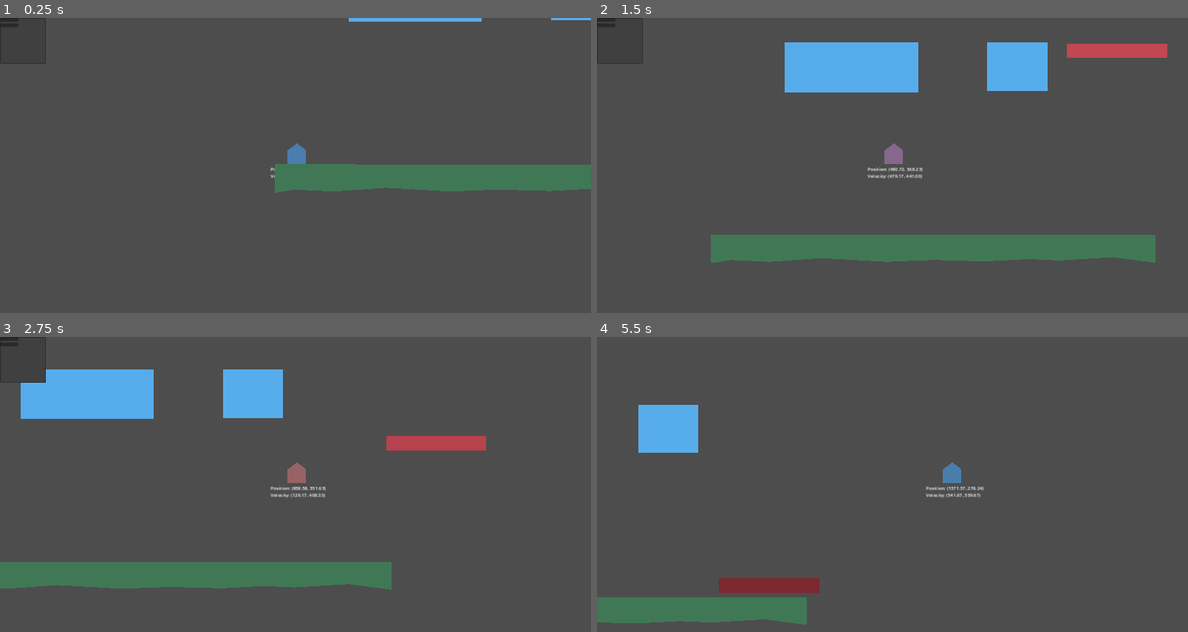
Above: before the commit, frames 1-4 (two rows, left to right).
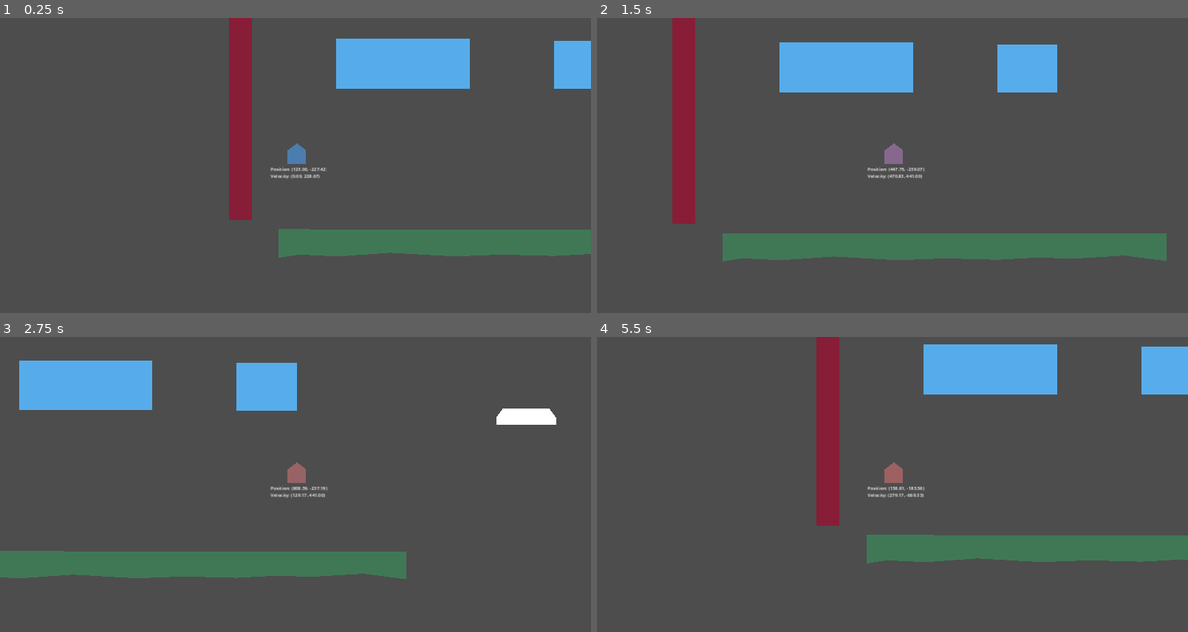
Above: after the commit, the same moments.

Repository: TommyPKeane/learning-gamedev-godot4
Game: Godot game, scene res://scenes/walk_and_jump/walk_and_jump.tscn
Two runs of this game, one before a commit and one after it. Both use one fixed random seed, a clock stepped at 60 frames per second and the inputs below.
Inputs:
- Up to frame 1 (0.25 s): no input
- Up to frame 2 (1.5 s): hold Space (jump) 0.53-1.28 s; hold Right (move_right) from 0.53 s (still down); tap Space (jump) at 1.35 s
- Up to frame 3 (2.75 s): tap Space (jump) at 1.52, 1.82 s; release Right (move_right) at 2.03 s; hold Left (move_left) from 2.03 s (still down); hold Space (jump) from 2.03 s (still down)
- Up to frame 4 (5.5 s): release Left (move_left) at 2.78 s; release Space (jump) at 2.78 s; hold Right (move_right) 2.78-4.28 s; tap Space (jump) at 2.85, 3.02, 3.32, 4.35, 4.52, 4.82 s; hold Space (jump) 3.53-4.28 s; tap Escape (pause) at 4.15 s; hold Left (move_left) 4.28-5.03 s; hold Right (move_right) from 5.03 s (still down); hold Space (jump) from 5.03 s (still down)

The runs differ from the first frame. In frame 1, 17% of the frame differs, in the area x 0-100%, y 0-82%; in frame 2, 5.8%; in frame 3, 9.2%; in frame 4, 18%, in the area x 0-100%, y 0-98%.

Commit message:
[UPD] Scene: Walk & Jump - Add Wall and Platform
- Use the new sub-scene for the moving platform
- Delete the old moving platform
- Add a new static wall for wall-jumping
- Update positions of objects in scene
- Commented-out the Pop-up Menu and pause logic for now while still
debugging the scene transition(s)

Diff:
--- a/example-movement-player/scenes/walk_and_jump/StaticPlatforms.gd
+++ b/example-movement-player/scenes/walk_and_jump/StaticPlatforms.gd
@@ -7,6 +7,7 @@
 	$"FloorMainArea".freeze = true
 	$"PlatformFloatingA-Area".freeze = true
 	$"PlatformFloatingB-Area".freeze = true
+	$"WallFloating-Area".freeze = true
 	return
 
 
--- a/example-movement-player/scenes/walk_and_jump/walk_and_jump.gd
+++ b/example-movement-player/scenes/walk_and_jump/walk_and_jump.gd
@@ -26,9 +26,9 @@
 # Called when the node enters the scene tree for the first time.
 func _ready() -> void:
 	self.process_mode = Node.PROCESS_MODE_PAUSABLE
-	get_tree().root.add_child.call_deferred(pause_menu)
+	#get_tree().root.add_child.call_deferred(pause_menu)
 	screen_size = get_viewport_rect().size
-	start(PLAYER_STARTING_POS)
+	start($Player.position)
 	$Player/PlayerCamera.enabled = true
 	$Player/PlayerCamera.make_current()
 	return
@@ -42,9 +42,9 @@
 
 # Called every frame. 'delta' is the elapsed time since the previous frame.
 func _process(_delta) -> void:
-	print("WalkAndRun | Processing...")
-	if Input.is_action_just_released("pause"):
-		get_tree().paused = true
-		print("PAUSED")
+	#print("WalkAndRun | Processing...")
+	#if Input.is_action_just_released("pause"):
+		#get_tree().paused = true
+		#print("PAUSED")
 	check_if_outofbounds_and_reset()
 	return
--- a/example-movement-player/scenes/walk_and_jump/walk_and_jump.tscn
+++ b/example-movement-player/scenes/walk_and_jump/walk_and_jump.tscn
@@ -1,9 +1,9 @@
-[gd_scene load_steps=16 format=3 uid="uid://3u3jeg7jc50l"]
+[gd_scene load_steps=13 format=3 uid="uid://3u3jeg7jc50l"]
 
 [ext_resource type="Script" path="res://scenes/walk_and_jump/walk_and_jump.gd" id="1_ji6j3"]
 [ext_resource type="Script" path="res://scenes/walk_and_jump/Player.gd" id="2_7acom"]
 [ext_resource type="Script" path="res://scenes/walk_and_jump/StaticPlatforms.gd" id="3_fauhl"]
-[ext_resource type="Script" path="res://scenes/walk_and_jump/MovablePlatforms.gd" id="4_ancv2"]
+[ext_resource type="PackedScene" uid="uid://c52i23e1ynr03" path="res://scenes/walk_and_jump/support_scenes/platform_movable.tscn" id="5_b82ba"]
 
 [sub_resource type="Animation" id="Animation_wu6nv"]
 resource_name = "PlayerColorAnimation"
@@ -54,77 +54,14 @@
 [sub_resource type="RectangleShape2D" id="RectangleShape2D_4krqp"]
 size = Vector2(289, 106.75)
 
-[sub_resource type="Animation" id="Animation_ysd50"]
-length = 0.001
-tracks/0/type = "value"
-tracks/0/imported = false
-tracks/0/enabled = true
-tracks/0/path = NodePath(".:position")
-tracks/0/interp = 1
-tracks/0/loop_wrap = true
-tracks/0/keys = {
-"times": PackedFloat32Array(0),
-"transitions": PackedFloat32Array(1),
-"update": 0,
-"values": [Vector2(0, 0)]
-}
-tracks/1/type = "value"
-tracks/1/imported = false
-tracks/1/enabled = true
-tracks/1/path = NodePath("PlatformMovingCollision/PlatformMovingPolygon:color")
-tracks/1/interp = 1
-tracks/1/loop_wrap = true
-tracks/1/keys = {
-"times": PackedFloat32Array(0),
-"transitions": PackedFloat32Array(1),
-"update": 0,
-"values": [Color(0.689159, 0.237858, 0.280893, 1)]
-}
-
-[sub_resource type="Animation" id="Animation_ul71g"]
-resource_name = "position_loop"
-length = 5.0
-loop_mode = 1
-tracks/0/type = "value"
-tracks/0/imported = false
-tracks/0/enabled = true
-tracks/0/path = NodePath(".:position")
-tracks/0/interp = 2
-tracks/0/loop_wrap = false
-tracks/0/keys = {
-"times": PackedFloat32Array(0, 0.5, 1, 1.5, 1.8, 2, 2.5, 3, 3.5, 4),
-"transitions": PackedFloat32Array(1, 1, 1, 1, 1, 1, 1, 1, 1, 1),
-"update": 0,
-"values": [Vector2(0, 0), Vector2(2.08165e-12, -250), Vector2(2.08165e-12, -350), Vector2(2.08165e-12, -375), Vector2(50, -375), Vector2(100, -350), Vector2(150, -300), Vector2(200, -150), Vector2(150, -75), Vector2(2.08165e-12, 2.08165e-12)]
-}
-tracks/1/type = "value"
-tracks/1/imported = false
-tracks/1/enabled = true
-tracks/1/path = NodePath("PlatformMovingCollision/PlatformMovingPolygon:color")
-tracks/1/interp = 1
-tracks/1/loop_wrap = true
-tracks/1/keys = {
-"times": PackedFloat32Array(0, 3.8, 4.1, 4.3, 4.5, 4.7, 5),
-"transitions": PackedFloat32Array(1, 1, 1, 1, 1, 1, 1),
-"update": 0,
-"values": [Color(0.802672, 0.306833, 0.348697, 1), Color(0.689159, 0.237858, 0.280893, 1), Color(0.541763, 0.172351, 0.209472, 1), Color(0.457626, 0.139087, 0.171414, 1), Color(0.599203, 0.197551, 0.237088, 1), Color(0.497709, 0.155539, 0.189943, 1), Color(0.802672, 0.306833, 0.348697, 1)]
-}
-
-[sub_resource type="AnimationLibrary" id="AnimationLibrary_52dbc"]
-_data = {
-"RESET": SubResource("Animation_ysd50"),
-"position_loop": SubResource("Animation_ul71g")
-}
-
-[sub_resource type="RectangleShape2D" id="RectangleShape2D_p6q71"]
-size = Vector2(216.25, 16)
+[sub_resource type="RectangleShape2D" id="RectangleShape2D_atblf"]
+size = Vector2(53.5, 551)
 
 [node name="WalkAndJump" type="Node2D"]
-position = Vector2(110, -812)
 script = ExtResource("1_ji6j3")
 
 [node name="Player" type="CharacterBody2D" parent="."]
-position = Vector2(149, 286)
+position = Vector2(123, -256)
 slide_on_ceiling = false
 floor_max_angle = 1.13446
 floor_snap_length = 2.0
@@ -174,19 +111,19 @@
 [node name="FloorMainArea" type="RigidBody2D" parent="StaticPlatforms"]
 
 [node name="FloorMainCollision" type="CollisionShape2D" parent="StaticPlatforms/FloorMainArea"]
-position = Vector2(582, 559)
+position = Vector2(565, -55)
 shape = SubResource("RectangleShape2D_kjj2l")
 debug_color = Color(0, 0.639216, 0.364706, 0.423529)
 
 [node name="FloorMainPolygon" type="Polygon2D" parent="StaticPlatforms/FloorMainArea/FloorMainCollision"]
-position = Vector2(-101, 6)
+position = Vector2(-102, 9)
 color = Color(0.25326, 0.473152, 0.338645, 1)
 polygon = PackedVector2Array(102, 18, 0, 22, -139, 14, -252, 22, -336, 18, -380, 25, -380, -37, 583, -36, 583, 24, 491, 12, 374, 19, 307, 16, 216, 21)
 
 [node name="PlatformFloatingA-Area" type="RigidBody2D" parent="StaticPlatforms"]
 
 [node name="PlatformFloatingA-Collision" type="CollisionShape2D" parent="StaticPlatforms/PlatformFloatingA-Area"]
-position = Vector2(765, 163.25)
+position = Vector2(744, -440)
 shape = SubResource("RectangleShape2D_mhmk4")
 debug_color = Color(4.14079e-06, 0.564434, 0.869479, 0.42)
 
@@ -196,9 +133,10 @@
 polygon = PackedVector2Array(700, 111, 830, 111, 830, 216, 700, 216)
 
 [node name="PlatformFloatingB-Area" type="RigidBody2D" parent="StaticPlatforms"]
+position = Vector2(-100, -11)
 
 [node name="PlatformFloatingB-Collision" type="CollisionShape2D" parent="StaticPlatforms/PlatformFloatingB-Area"]
-position = Vector2(405.5, 164.375)
+position = Vector2(452, -432)
 shape = SubResource("RectangleShape2D_4krqp")
 debug_color = Color(0.417969, 0.462297, 1, 0.42)
 
@@ -206,30 +144,19 @@
 color = Color(0.341176, 0.678431, 0.921569, 1)
 polygon = PackedVector2Array(-144.5, -53.375, 144.5, -53.375, 144.5, 54.625, -144.5, 54.625)
 
-[node name="MovablePlatforms" type="CanvasGroup" parent="."]
-position = Vector2(982, 499)
-script = ExtResource("4_ancv2")
+[node name="WallFloating-Area" type="RigidBody2D" parent="StaticPlatforms"]
+position = Vector2(-100, -11)
 
-[node name="PlatformMovingArea" type="RigidBody2D" parent="MovablePlatforms"]
-freeze = true
-freeze_mode = 1
+[node name="WallFloating-Collision" type="CollisionShape2D" parent="StaticPlatforms/WallFloating-Area"]
+position = Vector2(100, -370)
+shape = SubResource("RectangleShape2D_atblf")
+debug_color = Color(0.417969, 0.462297, 1, 0.42)
 
-[node name="PlatformMovingAnimation" type="AnimationPlayer" parent="MovablePlatforms/PlatformMovingArea"]
-libraries = {
-"": SubResource("AnimationLibrary_52dbc")
-}
+[node name="WallFloating-Polygon" type="Polygon2D" parent="StaticPlatforms/WallFloating-Area/WallFloating-Collision"]
+position = Vector2(-0.499996, -0.68866)
+scale = Vector2(0.16955, 5.10185)
+color = Color(0.534829, 0.117349, 0.220665, 1)
+polygon = PackedVector2Array(-144.5, -53.375, 144.5, -53.375, 144.5, 54.625, -144.5, 54.625, -144.5, 0.818146)
 
-[node name="PlatformMovingCollision" type="CollisionShape2D" parent="MovablePlatforms/PlatformMovingArea"]
-z_index = -1
-position = Vector2(0, -3)
-shape = SubResource("RectangleShape2D_p6q71")
-one_way_collision = true
-one_way_collision_margin = 10.0
-debug_color = Color(0.80002, 0.384, 0.462163, 0.42)
-
-[node name="PlatformMovingPolygon" type="Polygon2D" parent="MovablePlatforms/PlatformMovingArea/PlatformMovingCollision"]
-process_priority = 1
-process_physics_priority = 1
-position = Vector2(0, 8)
-color = Color(0.689159, 0.237858, 0.280893, 1)
-polygon = PackedVector2Array(-108.125, -16, 108.875, -16, 108.875, 15, -108.125, 15)
+[node name="PlatformMovableA" parent="." instance=ExtResource("5_b82ba")]
+position = Vector2(1087, -124)
